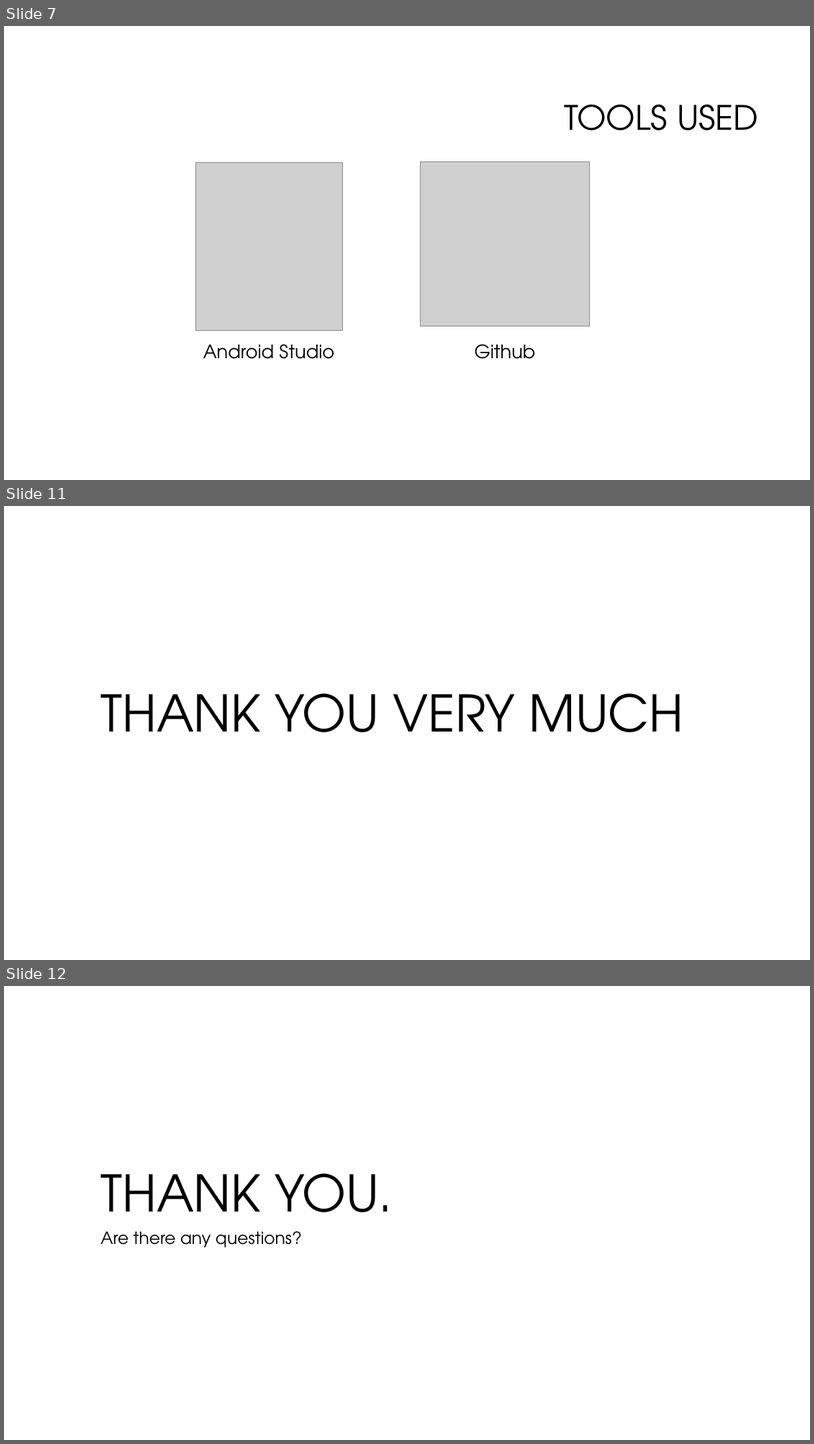
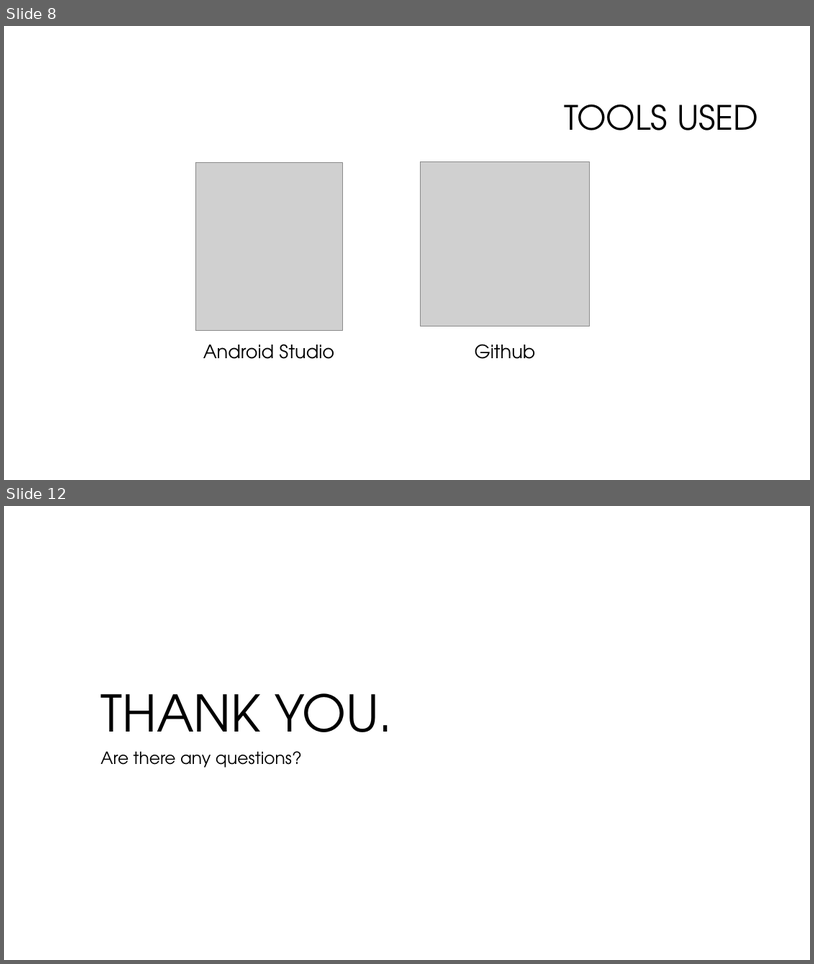
Before and after one commit to MHSCSClub/FBLA_MobileApp_2015, a slide deck: FBLAAPPPPT.pptx. Shown one above the other, each under a label of ours: slides 7, 11 and 12 before the commit, slides 8 and 12 after it; the slides between them are not shown. The pictures are 814x1444 and 814x964 pixels, drawn with LibreOffice and Linux fonts; fonts in the diff are those of the drawing; grey boxes stand for pictures; background and template pictures are left out. Boxes give left, top, right and bottom in pixels: in the first picture for what was removed or moved away, otherwise in the second. Text is boxed around its words. In the diff, an @@ line names an element or a change of style, - is before the commit and + after.

```diff
--- a/FBLAAPPPPT.pptx
+++ b/FBLAAPPPPT.pptx
@@ slide 11 removed at (4, 506, 810, 960), background #FFFFFF; not listed: 2 template elements that a slide beside it also shows @@
@@ title removed at (100, 693, 684, 732) @@
-THANK YOU VERY MUCH
@@ what was slide 7 is now slide 8 @@
```
Also in this commit, not shown: 3 slides changed, 2 slides added, 1 other slide removed, 52 other files.
